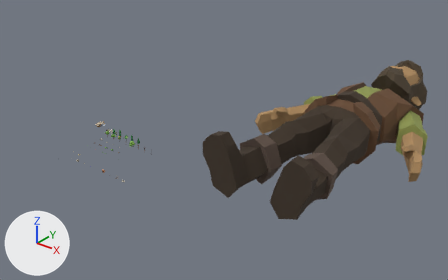
One commit to the glTF model apps/chasm/assets/meshes/chasm_props.glb: the scene before it, then after it.
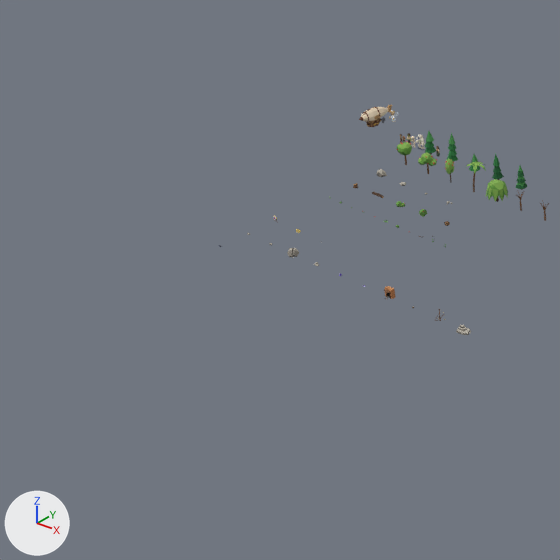
There are two pictures of each version: one whole from a 50 mm camera at (254.1, -215.6, 154.6) aimed at (48.3, 41.7, -4.9), one close up on the part from 0% to 33% of the width and 33% to 87% of the height. Lighting does not change. The marker at lower left points along +X, +Y and +Z. The first two pictures are the older version. Where no turn or scale is listed for an object, it has been applied to the vertices.
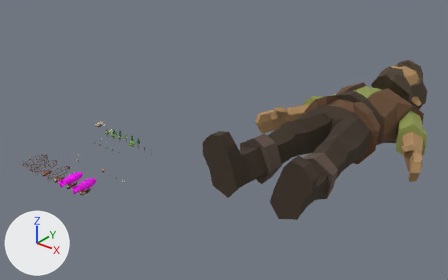
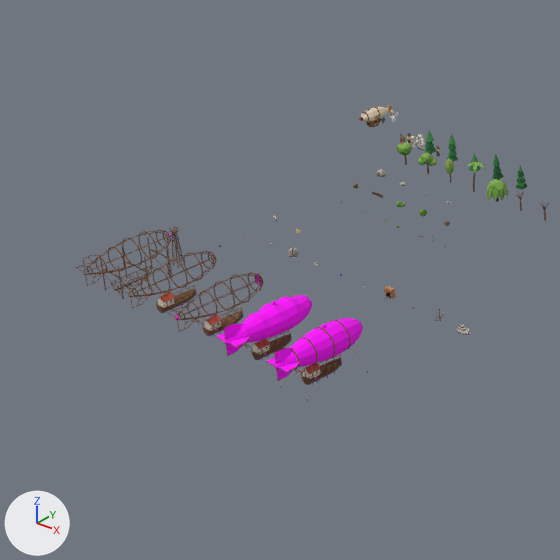
Changed parts and their boxes [x1, y1, x2, y2] in the close-ups (560 x 560 px):
'zeppelin_5', added (pink): after [266, 318, 363, 385]
'zeppelin_4', added (pink): after [216, 295, 312, 360]
'zeppelin_3', added (brown): after [168, 272, 263, 337]
'zeppelin_2', added: after [121, 251, 216, 313]
'zeppelin_1', added: after [76, 230, 171, 291]
'zeppelin_scaffold', added: after [100, 237, 173, 299]
'dock_mast', added: after [169, 226, 183, 268]

The change in detail:
Mesh me_dock_mast is new.
It has 524 vertices, 588 faces and spans x -0.6..0.65, y 7.05..8.45, z -0.07..5.85.
It uses material mat_palette (picture img_palette).
Mesh me_zeppelin_scaffold is new.
It has 392 vertices, 512 faces and spans x -2.59..2.59, y -2.97..5.06, z -0.06..5.0.
It uses material mat_palette (picture img_palette).
Mesh me_zeppelin_5 is new.
It has 1230 vertices, 1676 faces and spans x -2.5..2.5, y -7.12..7.12, z 0.11..7.49.
It uses material mat_palette (picture img_palette).
Mesh me_zeppelin_4 is new.
It has 1024 vertices, 1374 faces and spans x -2.5..2.5, y -7.12..7.12, z 0.11..7.49.
It uses material mat_palette (picture img_palette).
Mesh me_zeppelin_3 is new.
It has 1528 vertices, 2110 faces and spans x -2.5..2.5, y -7.12..7.12, z 0.11..7.15.
It uses material mat_palette (picture img_palette).
Mesh me_zeppelin_2 is new.
It has 1262 vertices, 1778 faces and spans x -2.08..2.08, y -7.03..7.07, z 0.11..7.15.
It uses material mat_palette (picture img_palette).
Mesh me_zeppelin_1 is new.
It has 1344 vertices, 1804 faces and spans x -2.08..2.08, y -7.03..7.07, z 0.42..7.15.
It uses material mat_palette (picture img_palette).
Object 'dock_mast' (ob_dock_mast) is new; it shows me_dock_mast.
Its location is (0.0, -55.0, 0.0).
Object 'zeppelin_scaffold' (ob_zeppelin_scaffold) is new; it shows me_zeppelin_scaffold.
Its location is (0.0, -55.0, 0.0).
Object 'zeppelin_5' (ob_zeppelin_5) is new; it shows me_zeppelin_5.
Its location is (40.0, -55.0, 0.0).
Object 'zeppelin_4' (ob_zeppelin_4) is new; it shows me_zeppelin_4.
Its location is (30.0, -55.0, 0.0).
Object 'zeppelin_3' (ob_zeppelin_3) is new; it shows me_zeppelin_3.
Its location is (20.0, -55.0, 0.0).
Object 'zeppelin_2' (ob_zeppelin_2) is new; it shows me_zeppelin_2.
Its location is (10.0, -55.0, 0.0).
Object 'zeppelin_1' (ob_zeppelin_1) is new; it shows me_zeppelin_1.
Its location is (0.0, -55.0, 0.0).
